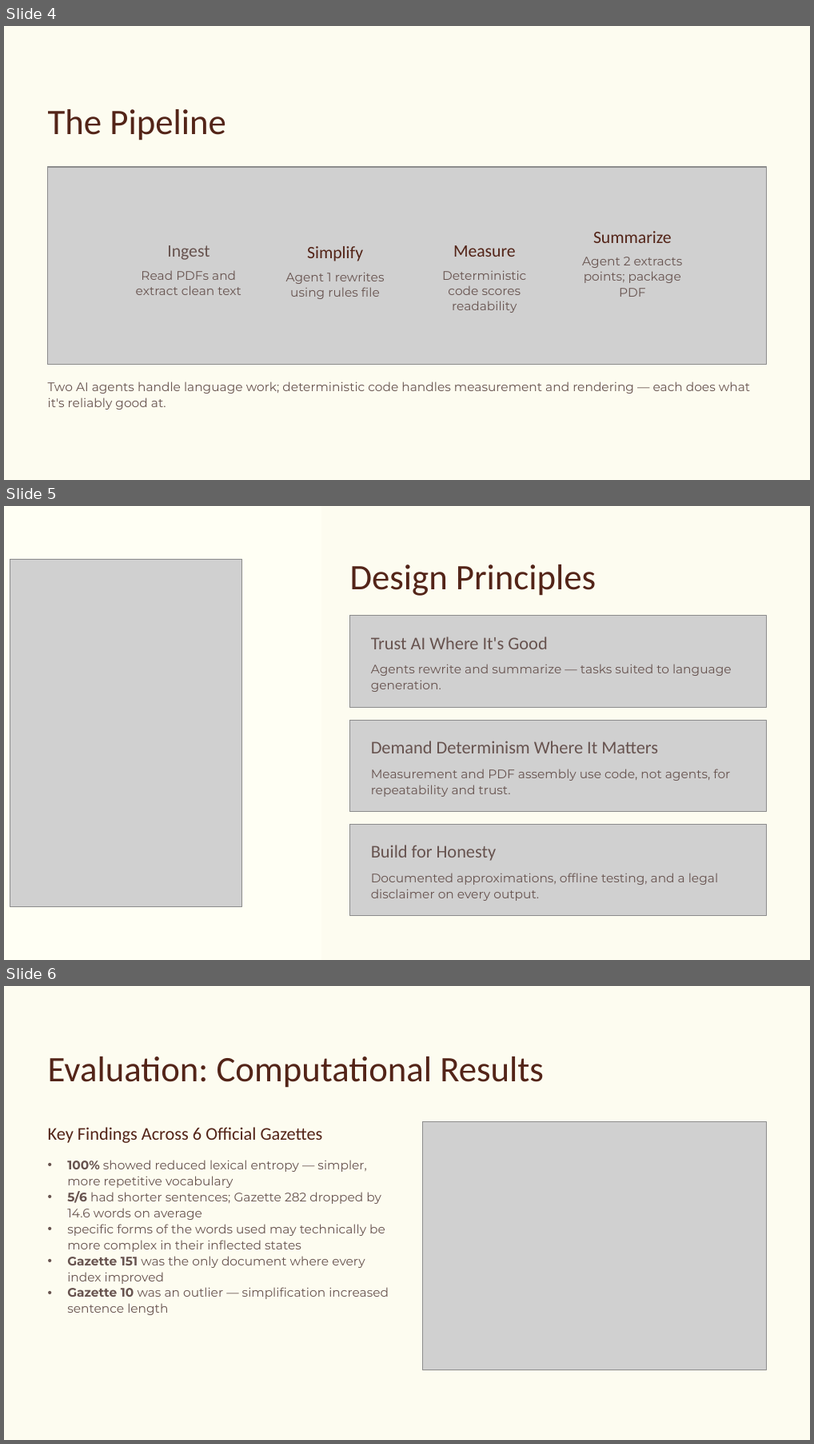
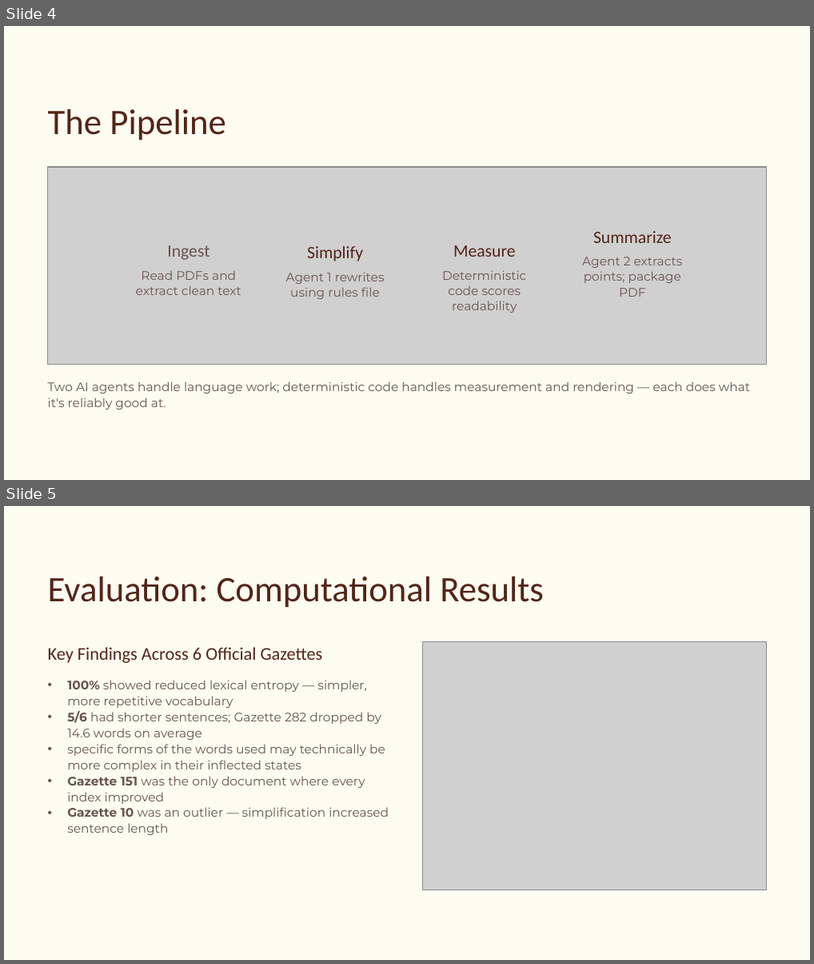
Before and after one commit to ericnamito/GenAI_Capstone_Project, a slide deck: presentation/Making-Romanian-Law-Readable.pptx. Shown one above the other, each under a label of ours: slides 4, 5 and 6 before the commit, slides 4 and 5 after it. The pictures are 814x1444 and 814x964 pixels, drawn with LibreOffice and Linux fonts; fonts in the diff are those of the drawing; grey boxes stand for pictures; background and template pictures are left out. Boxes give left, top, right and bottom in pixels: in the first picture for what was removed or moved away, otherwise in the second. Text is boxed around its words. In the diff, an @@ line names an element or a change of style, - is before the commit and + after.

```diff
--- a/presentation/Making-Romanian-Law-Readable.pptx
+++ b/presentation/Making-Romanian-Law-Readable.pptx
@@ slide 5 removed at <box>4,506,810,960</box>, background #FFFFFF; not listed: 2 template elements that a slide beside it also shows @@
@@ rectangle removed at <box>4,506,322,959</box> @@
@@ picture removed at <box>10,560,242,907</box> @@
@@ text removed at <box>350,564,596,596</box> @@
-Design Principles
@@ picture removed at <box>350,616,766,708</box> @@
@@ text removed at <box>371,636,547,649</box> @@
-Trust AI Where It's Good
@@ text removed at <box>371,664,732,692</box> @@
-Agents rewrite and summarize — tasks suited to language generation.
@@ picture removed at <box>350,720,766,812</box> @@
@@ text removed at <box>371,740,658,753</box> @@
-Demand Determinism Where It Matters
@@ text removed at <box>371,768,730,796</box> @@
-Measurement and PDF assembly use code, not agents, for repeatability and trust.
@@ picture removed at <box>350,824,766,916</box> @@
@@ text removed at <box>371,844,497,860</box> @@
-Build for Honesty
@@ text removed at <box>371,872,718,900</box> @@
-Documented approximations, offline testing, and a legal disclaimer on every output.
@@ what was slide 6 is now slide 5 @@
```
Also in this commit, not shown: 1 slide changed.
